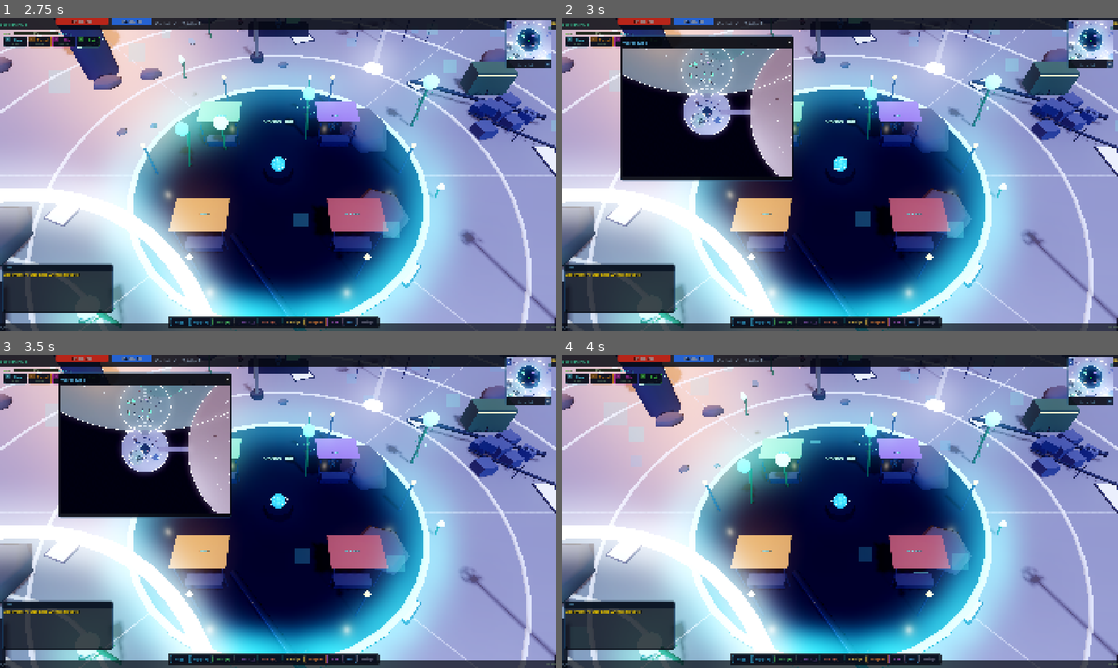
Above: before the commit, frames 1-4 (two rows, left to right).
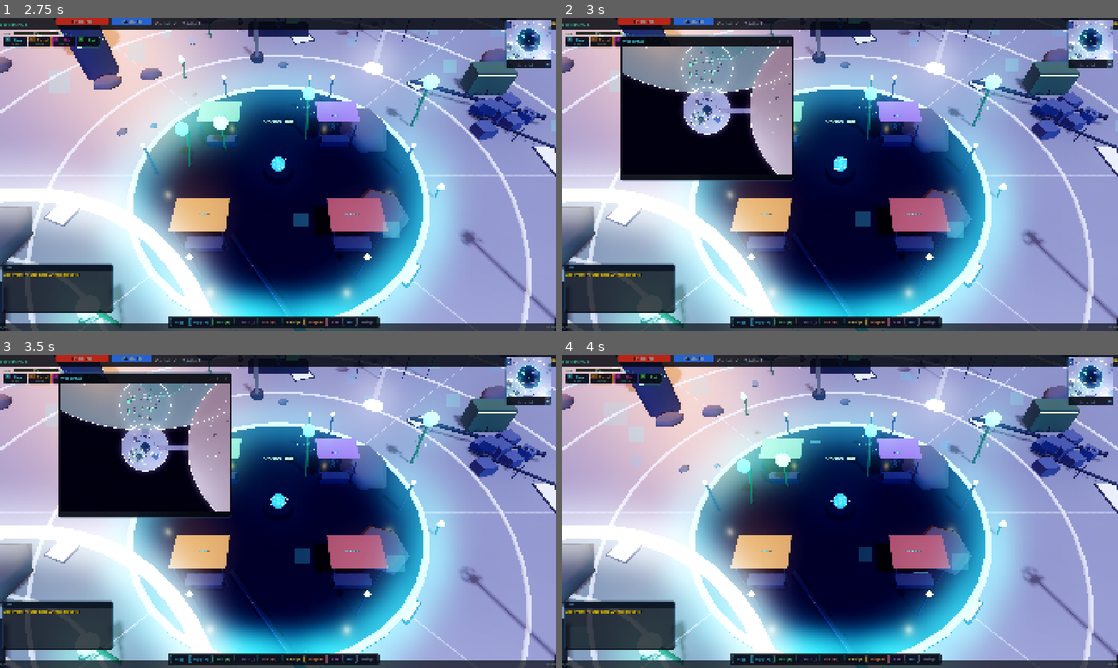
Above: after the commit, the same moments.

Repository: stobieee-bit/Asterian
Game: Godot game, scene res://scenes/main/main.tscn
Two runs of this game, one before a commit and one after it. Both use one fixed random seed, a clock stepped at 60 frames per second and the inputs below.
Inputs:
- Up to frame 1 (2.75 s): click "X" at 0.5 s; click "X" at 1.25 s; click "X" at 2 s
- Up to frame 2 (3 s): click "M" at 2.75 s
- Up to frame 3 (3.5 s): no input
- Up to frame 4 (4 s): click "X" at 3.5 s

Frame 1 is identical in both runs. In frame 2, 1.2% of the frame differs, in the area x 10-42%, y 7-51%; in frame 3, 1.2%; in frame 4, nothing differs.

Commit message:
Fix UI scaling, draggable world map, and multiplayer connect UI
UI Scaling:
- Replace hardcoded _design_size with _get_viewport_size() so UI
  elements position correctly when window is larger than 1920x1080
- DraggableHeader now clamps to actual viewport rect, not design size
- Add window resize handler to reposition minimap and action bar
- Minimap stays pinned to top-right on any window size

World Map:
- World Map panel now uses DraggableHeader (drag, lock, close)
- Position persists to GameState.panel_layout on drag end and close
- Restores saved position on reopen

Multiplayer:
- Add Multiplayer section to Settings panel with name input,
  connect/disconnect button, and status label
- Players can now enter a name and connect to the server
- Status updates on connect/disconnect events

Co-Authored-By: Claude Opus 4.6 <noreply@anthropic.com>

Diff:
--- a/scenes/ui/hud.gd
+++ b/scenes/ui/hud.gd
@@ -20,6 +20,13 @@
 	ProjectSettings.get_setting("display/window/size/viewport_width", 1920),
 	ProjectSettings.get_setting("display/window/size/viewport_height", 1080)
 )
+
+## Get the actual viewport size (responds to window resizes)
+func _get_viewport_size() -> Vector2:
+	var vp: Viewport = get_viewport()
+	if vp:
+		return vp.get_visible_rect().size
+	return _design_size
 
 # ── UI panel instances ──
 var _inventory_panel: PanelContainer = null
@@ -100,6 +107,9 @@
 	# Context menu signal
 	EventBus.context_menu_requested.connect(_on_context_menu_requested)
 	EventBus.context_menu_hidden.connect(_hide_context_menu)
+
+	# Window resize — reposition minimap and action bar
+	get_tree().root.size_changed.connect(_on_window_resized)
 
 	# Style the top and bottom bars
 	_style_top_bar()
@@ -632,10 +642,14 @@
 
 	return btn
 
+## Action bar background reference (for repositioning on window resize)
+var _action_bar_bg: PanelContainer = null
+
 ## Build action button bar at the bottom
 func _build_action_bar() -> void:
 	# Background panel for the action bar
-	var bar_bg: PanelContainer = PanelContainer.new()
+	_action_bar_bg = PanelContainer.new()
+	var bar_bg: PanelContainer = _action_bar_bg
 	bar_bg.name = "ActionBarBG"
 	var bg_style: StyleBoxFlat = StyleBoxFlat.new()
 	bg_style.bg_color = Color(0.02, 0.03, 0.06, 0.8)
@@ -646,7 +660,8 @@
 	bg_style.content_margin_left = 8
 	bg_style.content_margin_right = 8
 	bar_bg.add_theme_stylebox_override("panel", bg_style)
-	bar_bg.position = Vector2(_design_size.x / 2.0 - 380, _design_size.y - 52)
+	var vp_init: Vector2 = _get_viewport_size()
+	bar_bg.position = Vector2(vp_init.x / 2.0 - 380, vp_init.y - 52)
 	add_child(bar_bg)
 
 	var bar: HBoxContainer = HBoxContainer.new()
@@ -1114,7 +1129,7 @@
 	_low_hp_vignette.name = "LowHPVignette"
 	_low_hp_vignette.mouse_filter = Control.MOUSE_FILTER_IGNORE
 	# Full-screen overlay — use explicit size since parent is CanvasLayer
-	var vp_size: Vector2 = _design_size
+	var vp_size: Vector2 = _get_viewport_size()
 	_low_hp_vignette.position = Vector2.ZERO
 	_low_hp_vignette.size = vp_size
 	_low_hp_vignette.color = Color(0.8, 0.0, 0.0, 0.0)  # Start invisible
@@ -1159,7 +1174,7 @@
 	_area_toast_label.add_theme_constant_override("shadow_offset_x", 2)
 	_area_toast_label.add_theme_constant_override("shadow_offset_y", 2)
 	# Position in upper-center of screen
-	var vp_size: Vector2 = _design_size
+	var vp_size: Vector2 = _get_viewport_size()
 	_area_toast_label.position = Vector2(0, vp_size.y * 0.18)
 	_area_toast_label.size = Vector2(vp_size.x, 50)
 	_area_toast_label.modulate = Color(1, 1, 1, 0)  # Start invisible
@@ -1221,7 +1236,7 @@
 	_levelup_label.add_theme_color_override("font_shadow_color", Color(0.3, 0.15, 0.0, 0.8))
 	_levelup_label.add_theme_constant_override("shadow_offset_x", 3)
 	_levelup_label.add_theme_constant_override("shadow_offset_y", 3)
-	var vp_size: Vector2 = _design_size
+	var vp_size: Vector2 = _get_viewport_size()
 	_levelup_label.position = Vector2(0, vp_size.y * 0.3)
 	_levelup_label.size = Vector2(vp_size.x, 60)
 	_levelup_label.modulate = Color(1, 1, 1, 0)
@@ -1302,7 +1317,7 @@
 	_loot_toast_label.add_theme_color_override("font_shadow_color", Color(0, 0, 0, 0.7))
 	_loot_toast_label.add_theme_constant_override("shadow_offset_x", 2)
 	_loot_toast_label.add_theme_constant_override("shadow_offset_y", 2)
-	var vp_size: Vector2 = _design_size
+	var vp_size: Vector2 = _get_viewport_size()
 	_loot_toast_label.position = Vector2(0, vp_size.y * 0.4)
 	_loot_toast_label.size = Vector2(vp_size.x, 40)
 	_loot_toast_label.modulate = Color(1, 1, 1, 0)
@@ -1812,7 +1827,7 @@
 	_quest_tracker_panel.visible = false
 	_quest_tracker_panel.mouse_filter = Control.MOUSE_FILTER_IGNORE
 	# Position below the minimap in top-right corner
-	var vp_size: Vector2 = _design_size
+	var vp_size: Vector2 = _get_viewport_size()
 	_quest_tracker_panel.position = Vector2(vp_size.x - 250, 172)
 	_quest_tracker_panel.custom_minimum_size = Vector2(230, 0)
 	add_child(_quest_tracker_panel)
@@ -1916,7 +1931,7 @@
 	_save_toast_label.add_theme_color_override("font_shadow_color", Color(0, 0, 0, 0.5))
 	_save_toast_label.add_theme_constant_override("shadow_offset_x", 1)
 	_save_toast_label.add_theme_constant_override("shadow_offset_y", 1)
-	var vp_size: Vector2 = _design_size
+	var vp_size: Vector2 = _get_viewport_size()
 	_save_toast_label.position = Vector2(vp_size.x - 160, vp_size.y - 30)
 	_save_toast_label.size = Vector2(150, 20)
 	_save_toast_label.modulate = Color(1, 1, 1, 0)
@@ -2294,7 +2309,7 @@
 
 	# Don't hover when over UI panels
 	# Simple check: if mouse is in top 42px (top bar) or bottom 55px (bottom bar + action bar)
-	var vp_size: Vector2 = _design_size
+	var vp_size: Vector2 = _get_viewport_size()
 	if mouse_pos.y < 42 or mouse_pos.y > vp_size.y - 55:
 		_hover_label.visible = false
 		_hover_target = null
@@ -2486,6 +2501,20 @@
 		if panel and panel.visible:
 			panel.visible = false
 
+## Handle window resize — reposition anchored elements
+func _on_window_resized() -> void:
+	# Reposition minimap to top-right corner
+	_resize_minimap()
+	# Reposition action bar to bottom-center
+	_reposition_action_bar()
+
+## Reposition the bottom action bar to horizontal center
+func _reposition_action_bar() -> void:
+	if _action_bar_bg == null:
+		return
+	var vp_size: Vector2 = _get_viewport_size()
+	_action_bar_bg.position = Vector2(vp_size.x / 2.0 - 380, vp_size.y - 52)
+
 ## Cycle minimap zoom level (small → medium → large)
 var _minimap_zoom_level: int = 0  # 0=small (160), 1=medium (220), 2=large (300)
 
@@ -2502,8 +2531,9 @@
 	var map_size: int = sizes[_minimap_zoom_level]
 	var cam_size: float = cam_sizes[_minimap_zoom_level]
 
-	# Update container position and size
-	_minimap_container.position = Vector2(_design_size.x - map_size - 16, 4)
+	# Update container position and size (use actual viewport, not design size)
+	var vp_size: Vector2 = _get_viewport_size()
+	_minimap_container.position = Vector2(vp_size.x - map_size - 16, 4)
 	_minimap_container.custom_minimum_size = Vector2(map_size, map_size)
 
 	# Update viewport size
@@ -2561,7 +2591,8 @@
 	_minimap_container.name = "MinimapPanel"
 	_minimap_container.add_theme_stylebox_override("panel", style)
 	_minimap_container.mouse_filter = Control.MOUSE_FILTER_STOP  # Block clicks through
-	_minimap_container.position = Vector2(_design_size.x - map_size - 16, 4)
+	var vp_size: Vector2 = _get_viewport_size()
+	_minimap_container.position = Vector2(vp_size.x - map_size - 16, 4)
 	_minimap_container.custom_minimum_size = Vector2(map_size, map_size)
 	add_child(_minimap_container)
 
@@ -2686,8 +2717,9 @@
 	if _full_map_panel and is_instance_valid(_full_map_panel):
 		_full_map_panel.visible = not _full_map_panel.visible
 		if _full_map_panel.visible and _full_map_camera:
-			# Center on player
 			_full_map_camera.global_position = Vector3(_player.global_position.x if _player else 0.0, 200.0, _player.global_position.z if _player else 0.0)
+		# Save visibility state
+		_save_full_map_state()
 		return
 
 	# Build full map panel
@@ -2702,28 +2734,34 @@
 	_full_map_panel.name = "FullMapPanel"
 	_full_map_panel.add_theme_stylebox_override("panel", panel_style)
 	_full_map_panel.mouse_filter = Control.MOUSE_FILTER_STOP
-	_full_map_panel.position = Vector2(200, 60)
 	_full_map_panel.custom_minimum_size = Vector2(600, 500)
 	add_child(_full_map_panel)
+
+	# Restore saved position or use default
+	var saved: Dictionary = GameState.panel_layout.get("world_map", {}) as Dictionary
+	var default_x: float = 200.0
+	var default_y: float = 60.0
+	_full_map_panel.position = Vector2(
+		float(saved.get("x", default_x)),
+		float(saved.get("y", default_y))
+	)
 
 	var vbox: VBoxContainer = VBoxContainer.new()
 	vbox.add_theme_constant_override("separation", 4)
 	_full_map_panel.add_child(vbox)
 
-	# Title row
-	var title_row: HBoxContainer = HBoxContainer.new()
-	vbox.add_child(title_row)
-	var title: Label = Label.new()
-	title.text = "World Map"
-	title.size_flags_horizontal = Control.SIZE_EXPAND_FILL
-	title.add_theme_font_size_override("font_size", 16)
-	title.add_theme_color_override("font_color", Color(0.4, 0.8, 1.0))
-	title_row.add_child(title)
-	var close_btn: Button = Button.new()
-	close_btn.text = "X"
-	close_btn.add_theme_font_size_override("font_size", 14)
-	close_btn.pressed.connect(func(): _full_map_panel.visible = false)
-	title_row.add_child(close_btn)
+	# Draggable header with close button (replaces old title row)
+	var header: DraggableHeader = DraggableHeader.attach(
+		_full_map_panel, "World Map",
+		func(): _full_map_panel.visible = false; _save_full_map_state()
+	)
+	header._on_drag_end = func(): _save_full_map_state()
+	vbox.add_child(header)
+	vbox.move_child(header, 0)
+
+	# Restore lock state
+	var locked: bool = bool(saved.get("locked", false))
+	header.set_locked(locked)
 
 	# Map viewport
 	_full_map_viewport = SubViewport.new()
@@ -2753,6 +2791,21 @@
 	map_tex.mouse_filter = Control.MOUSE_FILTER_IGNORE
 	vbox.add_child(map_tex)
 
+## Save the full world map panel's position and state
+func _save_full_map_state() -> void:
+	if _full_map_panel == null:
+		return
+	var header: DraggableHeader = _full_map_panel.get_node_or_null("DragHeader") as DraggableHeader
+	var locked: bool = false
+	if header:
+		locked = header._is_locked
+	GameState.panel_layout["world_map"] = {
+		"x": _full_map_panel.position.x,
+		"y": _full_map_panel.position.y,
+		"visible": _full_map_panel.visible,
+		"locked": locked,
+	}
+
 func _update_minimap() -> void:
 	if _minimap_camera == null or _player == null:
 		return
--- a/scripts/ui/draggable_header.gd
+++ b/scripts/ui/draggable_header.gd
@@ -125,11 +125,8 @@
 		var delta: Vector2 = event.global_position - _drag_start
 		var new_pos: Vector2 = _panel_start + delta
 
-		# Clamp to viewport
-		var viewport_size: Vector2 = Vector2(
-			ProjectSettings.get_setting("display/window/size/viewport_width", 1920),
-			ProjectSettings.get_setting("display/window/size/viewport_height", 1080)
-		)
+		# Clamp to actual viewport size (not design resolution)
+		var viewport_size: Vector2 = _target_panel.get_viewport_rect().size
 		var panel_size: Vector2 = _target_panel.size
 		new_pos.x = clampf(new_pos.x, 0, viewport_size.x - panel_size.x)
 		new_pos.y = clampf(new_pos.y, 0, viewport_size.y - panel_size.y)
--- a/scripts/ui/settings_panel.gd
+++ b/scripts/ui/settings_panel.gd
@@ -16,6 +16,11 @@
 # ── Node refs (combat) ──
 var _auto_retaliate_check: CheckBox = null
 
+# ── Node refs (multiplayer) ──
+var _mp_name_input: LineEdit = null
+var _mp_connect_btn: Button = null
+var _mp_status_label: Label = null
+
 # ── Node refs (game) ──
 var _play_time_label: Label = null
 
@@ -78,6 +83,43 @@
 	load_btn.size_flags_horizontal = Control.SIZE_EXPAND_FILL
 	load_btn.pressed.connect(_on_load_pressed)
 	save_load_row.add_child(load_btn)
+
+	# ── Multiplayer section ──
+	vbox.add_child(_create_section_header("Multiplayer"))
+
+	var mp_row: HBoxContainer = HBoxContainer.new()
+	mp_row.add_theme_constant_override("separation", 6)
+	vbox.add_child(mp_row)
+
+	var mp_label: Label = Label.new()
+	mp_label.text = "Name:"
+	mp_label.add_theme_font_size_override("font_size", 11)
+	mp_label.add_theme_color_override("font_color", Color(0.7, 0.7, 0.7))
+	mp_row.add_child(mp_label)
+
+	_mp_name_input = LineEdit.new()
+	_mp_name_input.placeholder_text = "Enter name..."
+	_mp_name_input.custom_minimum_size = Vector2(100, 0)
+	_mp_name_input.size_flags_horizontal = Control.SIZE_EXPAND_FILL
+	_mp_name_input.add_theme_font_size_override("font_size", 11)
+	_mp_name_input.max_length = 20
+	mp_row.add_child(_mp_name_input)
+
+	_mp_connect_btn = Button.new()
+	_mp_connect_btn.text = "Connect"
+	_mp_connect_btn.add_theme_font_size_override("font_size", 11)
+	_mp_connect_btn.pressed.connect(_on_mp_connect_pressed)
+	mp_row.add_child(_mp_connect_btn)
+
+	_mp_status_label = Label.new()
+	_mp_status_label.text = "Disconnected"
+	_mp_status_label.add_theme_font_size_override("font_size", 10)
+	_mp_status_label.add_theme_color_override("font_color", Color(0.6, 0.4, 0.4))
+	vbox.add_child(_mp_status_label)
+
+	# Listen for multiplayer connection events
+	EventBus.multiplayer_connected.connect(_on_mp_connected)
+	EventBus.multiplayer_disconnected.connect(_on_mp_disconnected)
 
 	# Play time display
 	_play_time_label = Label.new()
@@ -162,6 +204,17 @@
 	# Combat
 	if _auto_retaliate_check != null:
 		_auto_retaliate_check.set_pressed_no_signal(bool(s.get("auto_retaliate", true)))
+
+	# Multiplayer
+	if _mp_name_input != null:
+		_mp_name_input.text = str(s.get("mp_name", ""))
+	var mp_client: Node = get_tree().get_first_node_in_group("multiplayer_client")
+	if mp_client and mp_client.is_mp_connected():
+		if _mp_connect_btn:
+			_mp_connect_btn.text = "Disconnect"
+		if _mp_status_label:
+			_mp_status_label.text = "Connected"
+			_mp_status_label.add_theme_color_override("font_color", Color(0.3, 0.8, 0.4))
 
 	# Play time
 	_update_play_time()
@@ -216,6 +269,44 @@
 	else:
 		EventBus.chat_message.emit("No save file found.", "system")
 
+# ── Signal handlers (multiplayer) ──
+
+## Connect or disconnect from the multiplayer server
+func _on_mp_connect_pressed() -> void:
+	var mp_client: Node = get_tree().get_first_node_in_group("multiplayer_client")
+	if mp_client == null:
+		EventBus.chat_message.emit("Multiplayer system not available.", "system")
+		return
+
+	if mp_client.is_mp_connected():
+		mp_client.disconnect_from_server()
+		return
+
+	var player_name: String = _mp_name_input.text.strip_edges()
+	if player_name.length() == 0:
+		EventBus.chat_message.emit("Please enter a name to connect.", "system")
+		return
+
+	mp_client.connect_to_server(mp_client.SERVER_URL_DEFAULT, player_name)
+	_mp_status_label.text = "Connecting..."
+	_mp_status_label.add_theme_color_override("font_color", Color(0.8, 0.7, 0.3))
+
+## Called when multiplayer connects successfully
+func _on_mp_connected(player_count: int) -> void:
+	if _mp_connect_btn:
+		_mp_connect_btn.text = "Disconnect"
+	if _mp_status_label:
+		_mp_status_label.text = "Connected (%d online)" % player_count
+		_mp_status_label.add_theme_color_override("font_color", Color(0.3, 0.8, 0.4))
+
+## Called when multiplayer disconnects
+func _on_mp_disconnected() -> void:
+	if _mp_connect_btn:
+		_mp_connect_btn.text = "Connect"
+	if _mp_status_label:
+		_mp_status_label.text = "Disconnected"
+		_mp_status_label.add_theme_color_override("font_color", Color(0.6, 0.4, 0.4))
+
 # ── Close handler ──
 
 ## Hide the panel and notify the UI system
